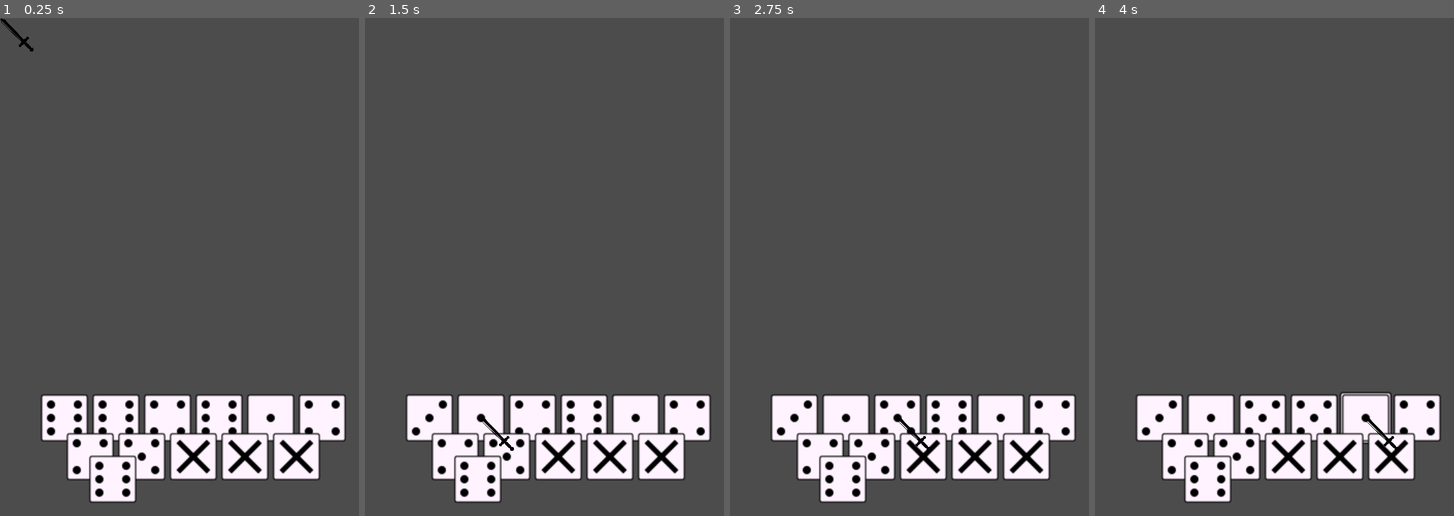
Above: before the commit, frames 1-4 (left to right).
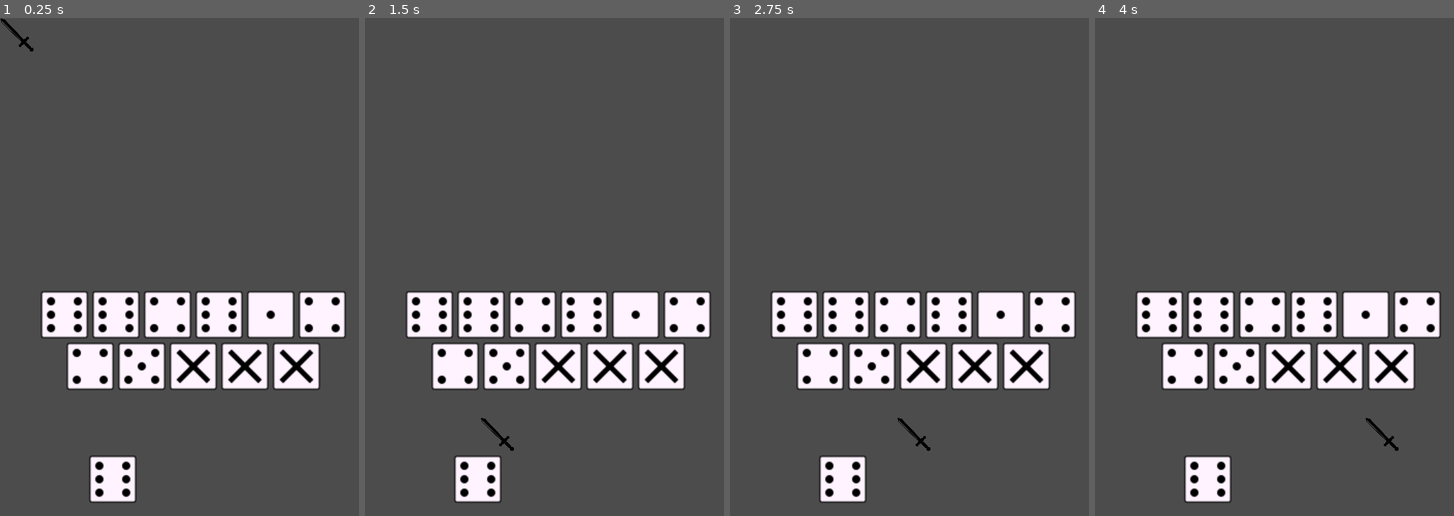
Above: after the commit, the same moments.

Repository: mraich/lantern
Game: Godot game, scene res://scenes/world.tscn
Two runs of this game, one before a commit and one after it. Both use one fixed random seed, a clock stepped at 60 frames per second and the inputs below.
Inputs (mouse positions are in pixels of both pictures, inside the frame that each line leads up to):
- Up to frame 1 (0.25 s): no input
- Up to frame 2 (1.5 s): tap Enter at 0.5 s; move the mouse to (429, 416) at 0.52 s; hold Right mouse button (right_click) 0.53-1.28 s; click (429, 416) at 0.67 s; tap Space at 1.25 s; move the mouse to (479, 416) at 1.27 s; right-click (479, 416) at 1.35 s; click (479, 416) at 1.42 s
- Up to frame 3 (2.75 s): tap Enter at 2 s; move the mouse to (898, 416) at 2.02 s; hold Right mouse button (right_click) from 2.03 s (still down); click (898, 416) at 2.17 s
- Up to frame 4 (4 s): tap Space at 2.75 s; move the mouse to (1313, 416) at 2.77 s; release Right mouse button (right_click) at 2.78 s; right-click (1313, 416) at 2.85 s; click (1313, 416) at 2.92 s; tap Enter at 3.5 s; move the mouse to (1364, 416) at 3.52 s; hold Right mouse button (right_click) from 3.53 s (still down); click (1364, 416) at 3.67 s

The runs differ from the first frame. In frame 1, 25% of the frame differs, in the area x 11-97%, y 54-93%; in frame 2, 25%; in frame 3, 25%; in frame 4, 25%.

Commit message:
World:: A playable_container, és a puzzle_container feljebb kerülnek.

Diff:
--- a/scenes/world.tscn
+++ b/scenes/world.tscn
@@ -17,15 +17,15 @@
 
 [node name="playable_container" parent="." instance=ExtResource( 4 )]
 margin_left = 300.0
-margin_top = 540.0
+margin_top = 380.0
 margin_right = 300.0
-margin_bottom = 540.0
+margin_bottom = 380.0
 
 [node name="puzzle_container" parent="." instance=ExtResource( 5 )]
 margin_left = 300.0
-margin_top = 600.0
+margin_top = 460.0
 margin_right = 300.0
-margin_bottom = 600.0
+margin_bottom = 460.0
 
 [node name="roll_selected" parent="." instance=ExtResource( 6 )]
 position = Vector2( 175, 715 )
